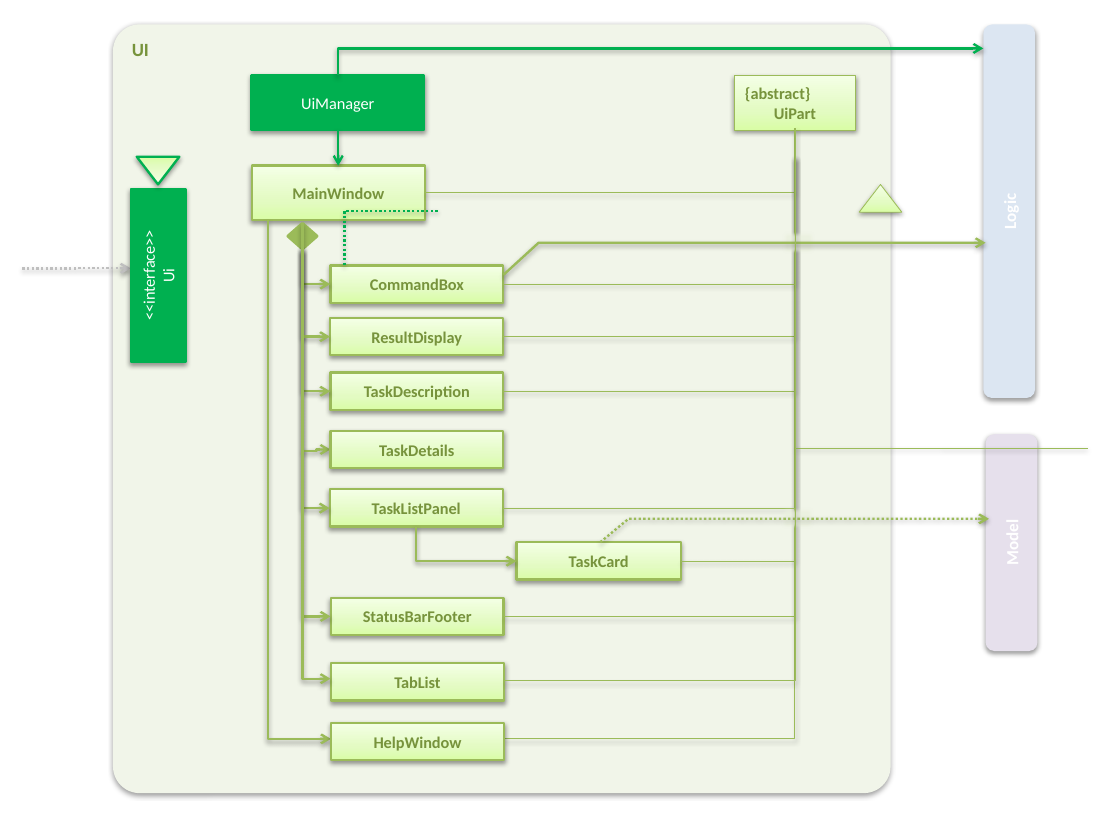
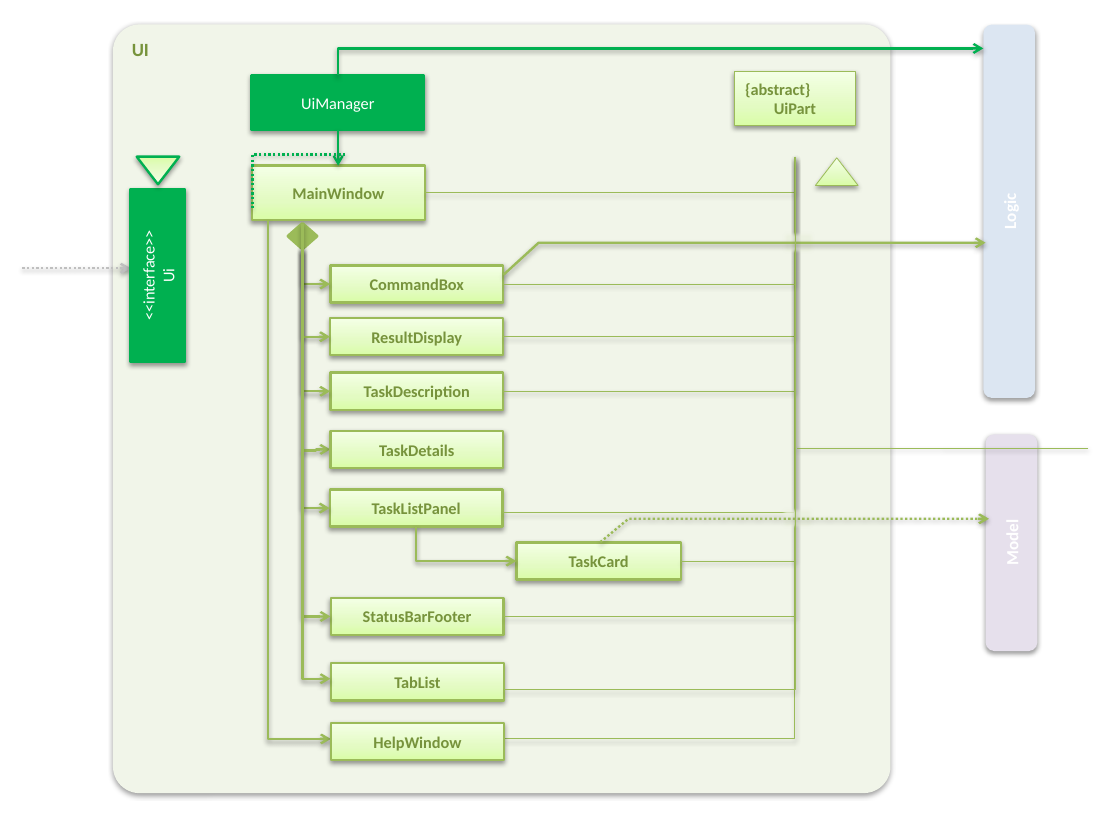
Before and after one commit to CS2103JAN2017-T09-B3/main, a slide deck: slide 1 of docs/diagrams/UiComponentClassDiagram.pptx. Drawn at 1120x840 pixels with LibreOffice and Linux fonts; fonts in the diff are those of the drawing. Boxes give left, top, right and bottom in pixels: in the first picture for what was removed or moved away, otherwise in the second. Text is boxed around its words. In the diff, an @@ line names an element or a change of style, - is before the commit and + after.

```diff
--- a/docs/diagrams/UiComponentClassDiagram.pptx
+++ b/docs/diagrams/UiComponentClassDiagram.pptx
@@ rectangle "{abstract}": place and size @@
-rectangle "{abstract}" at [734, 75, 856, 130]
+rectangle "{abstract}" at [734, 71, 856, 125]
@@ elbow line moved from (438, 211) - (345, 264) to (345, 155) - (252, 208) @@
@@ elbow line moved from (795, 157) - (503, 508) to (795, 161) - (503, 512) @@
@@ elbow line moved from (795, 128) - (504, 739) to (795, 157) - (504, 739) @@
@@ elbow line moved from (795, 128) - (504, 681) to (795, 161) - (504, 689) @@
@@ triangle: place and size @@
-triangle at [859, 185, 902, 213]
+triangle at [815, 158, 858, 186]
```
Also in this commit, not shown: 3 other files.
